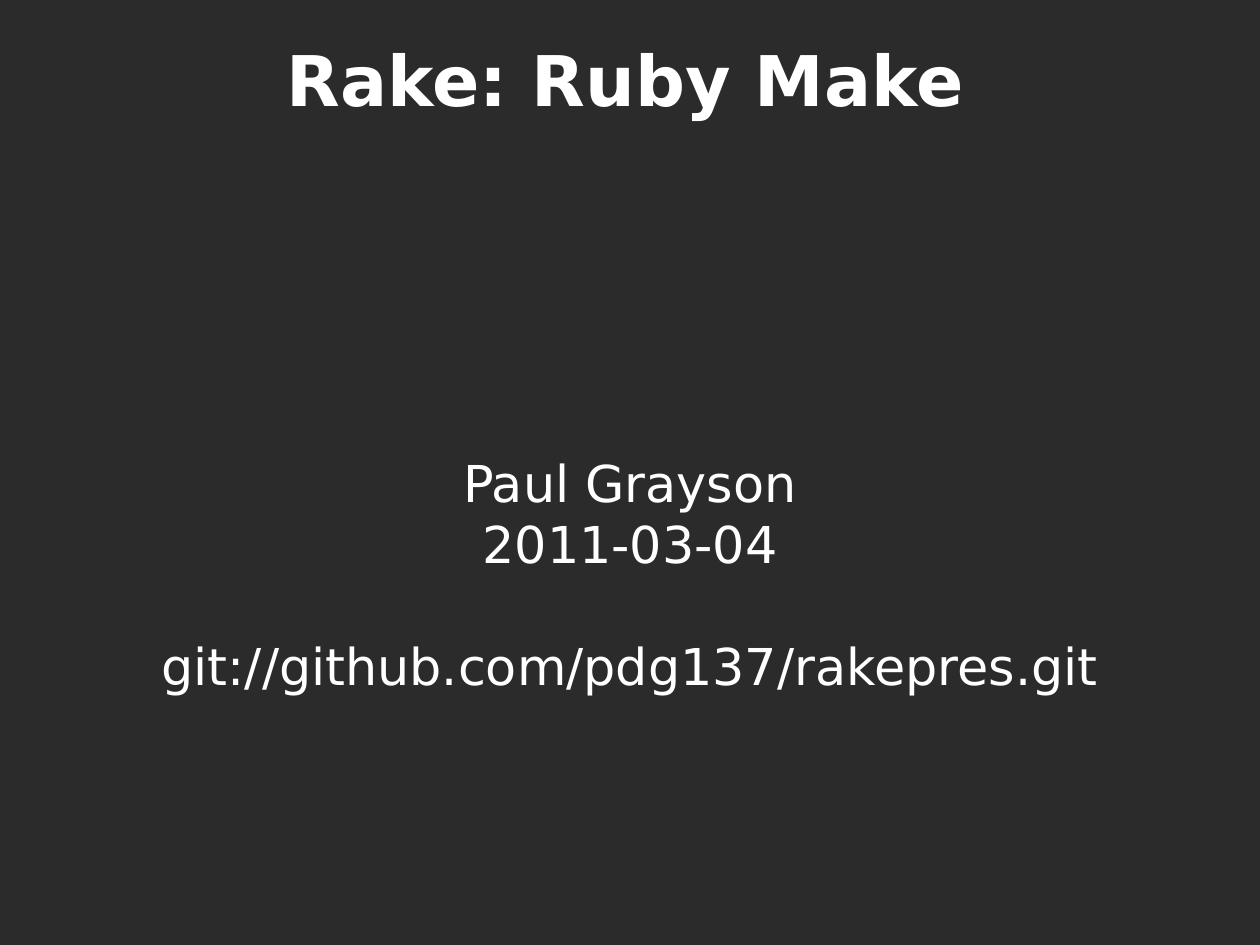
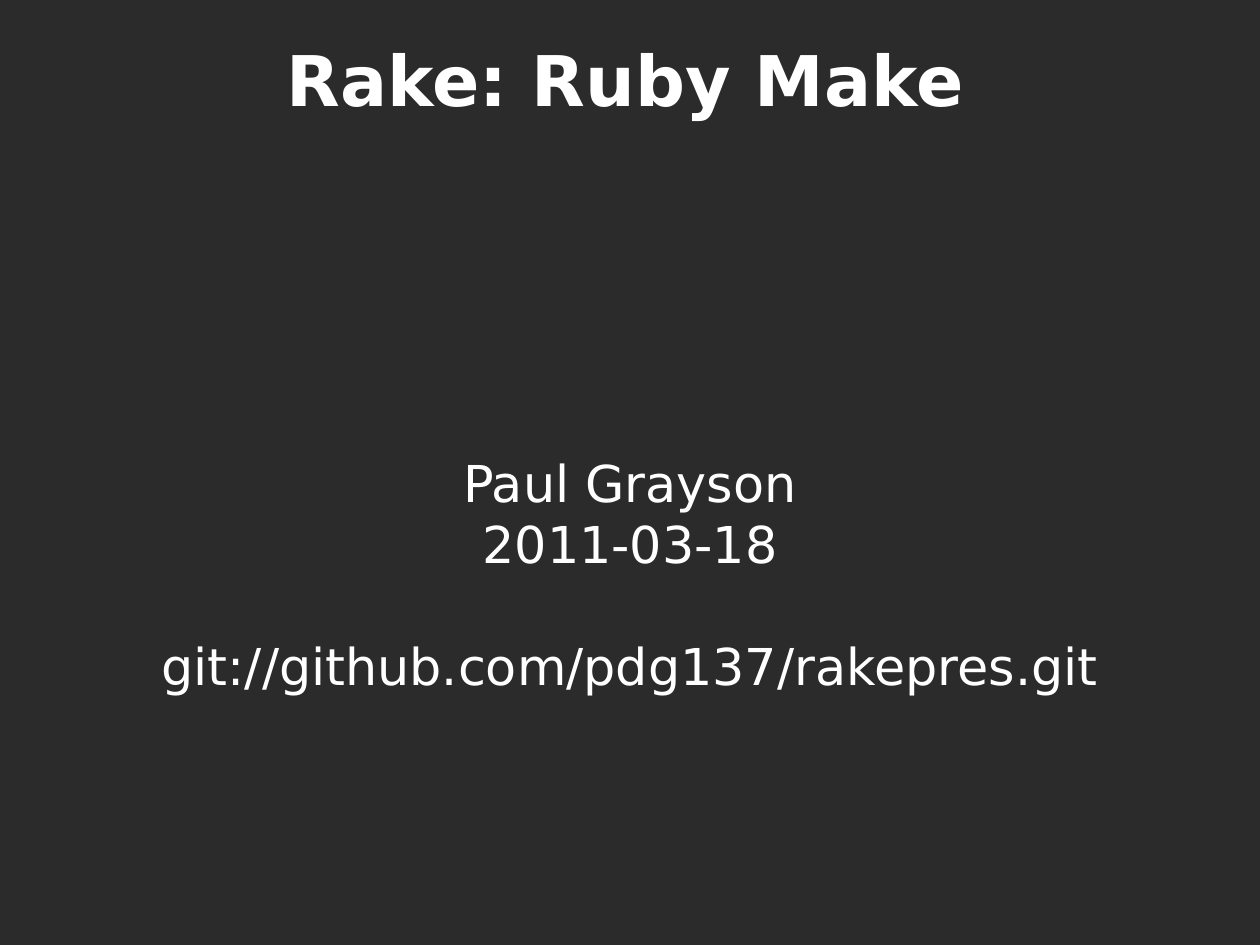
Before and after one commit to pdg137/rakepres, a slide deck: slide 1 of pres.odp. Drawn at 1260x945 pixels with LibreOffice and Linux fonts; fonts in the diff are those of the drawing; background and template pictures are left out; a plain dark background stands for a picture behind light text. Boxes give left, top, right and bottom in pixels: in the first picture for what was removed or moved away, otherwise in the second. Text is boxed around its words. In the diff, an @@ line names an element or a change of style, - is before the commit and + after.

Commit message:
updated presentation, fixed problem in Rakefile with ruby 1.9.2

```diff
--- a/pres.odp
+++ b/pres.odp
@@ text at box(482, 525, 777, 564): text changed @@
-2011-03-04
+2011-03-18
```
Also in this commit, not shown: 3 other slides changed, 1 slide added, 2 other files.
